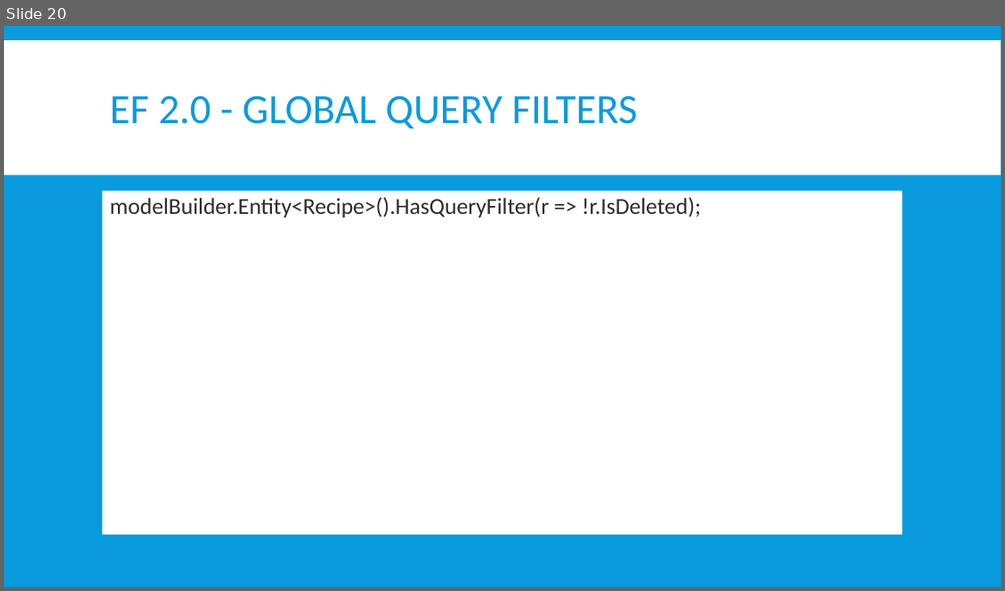
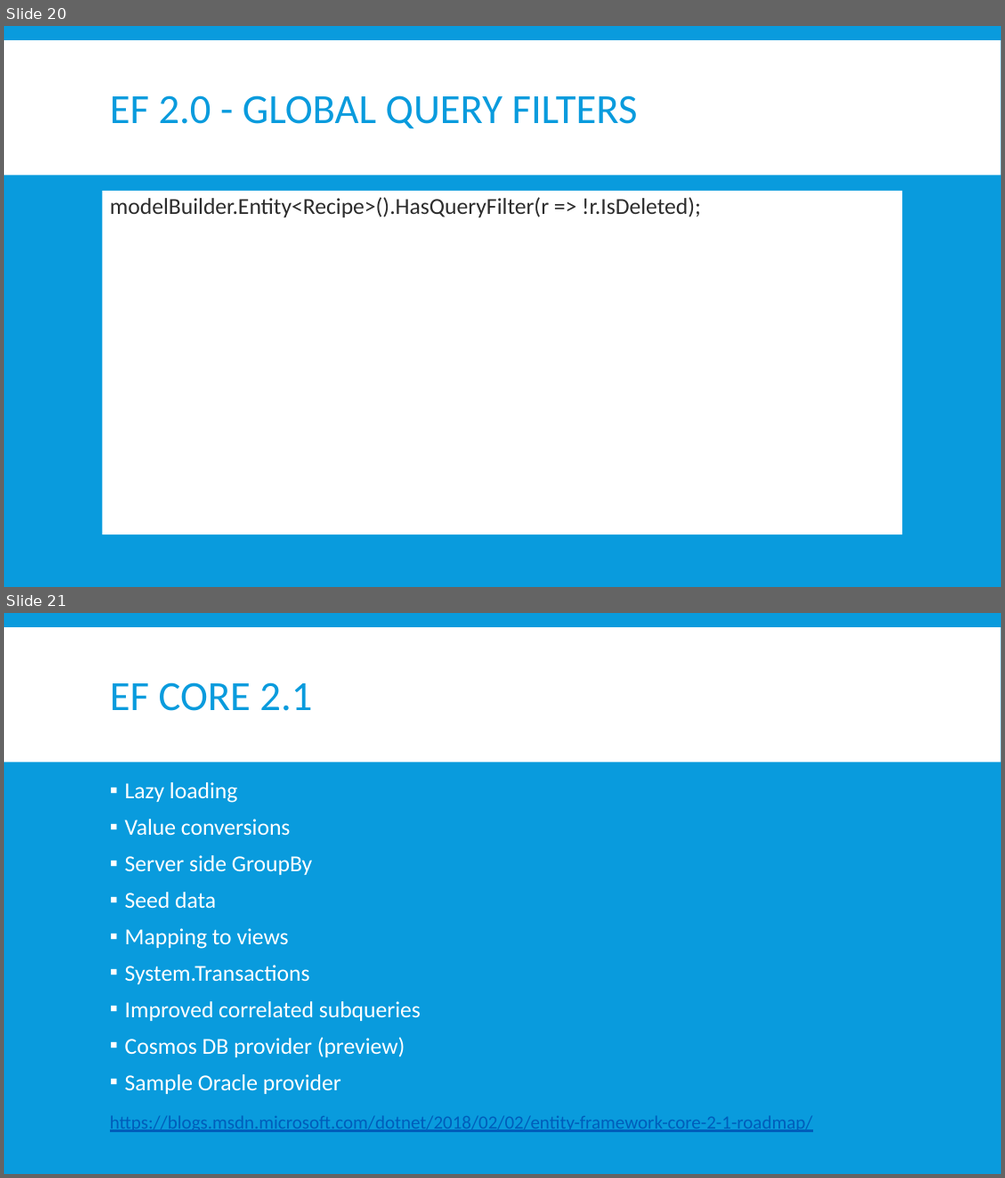
Before and after one commit to jwooley/EfCore, a slide deck: EfCoreGettingStarted.pptx. Shown one above the other, each under a label of ours: slide 20 before the commit, slides 20 and 21 after it. The pictures are 1005x591 and 1005x1178 pixels, drawn with LibreOffice and Linux fonts; fonts in the diff are those of the drawing. Boxes give left, top, right and bottom in pixels: in the first picture for what was removed or moved away, otherwise in the second. Text is boxed around its words. In the diff, an @@ line names an element or a change of style, - is before the commit and + after.

```diff
--- a/EfCoreGettingStarted.pptx
+++ b/EfCoreGettingStarted.pptx
@@ slide 21 added at (4,613,1001,1174), background #099BDD; not listed: 1 template element that a slide beside it also shows @@
@@ title added at (110,682,312,711), 40 pt, text #099BDD @@
+EF CORE 2.1
@@ text added at (125,782,421,1094), 22 pt, text #FFFFFF @@
+▪ Lazy loading
+▪ Value conversions
+▪ Server side GroupBy
+▪ Seed data
+▪ Mapping to views
+▪ System.Transactions
+▪ Improved correlated subqueries
+▪ Cosmos DB provider (preview)
+▪ Sample Oracle provider
@@ text added at (110,1116,813,1132), 18 pt, text #005DBA, underline @@
+https://blogs.msdn.microsoft.com/dotnet/2018/02/02/entity-framework-core-2-1-roadmap/
```
Also in this commit, not shown: 1 slide changed.
